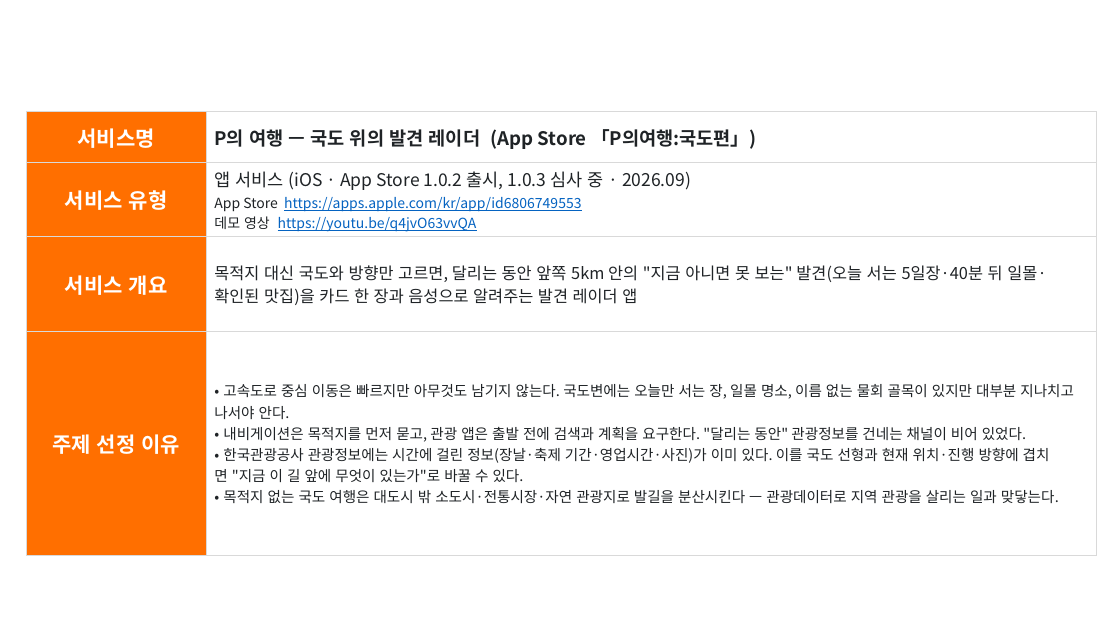
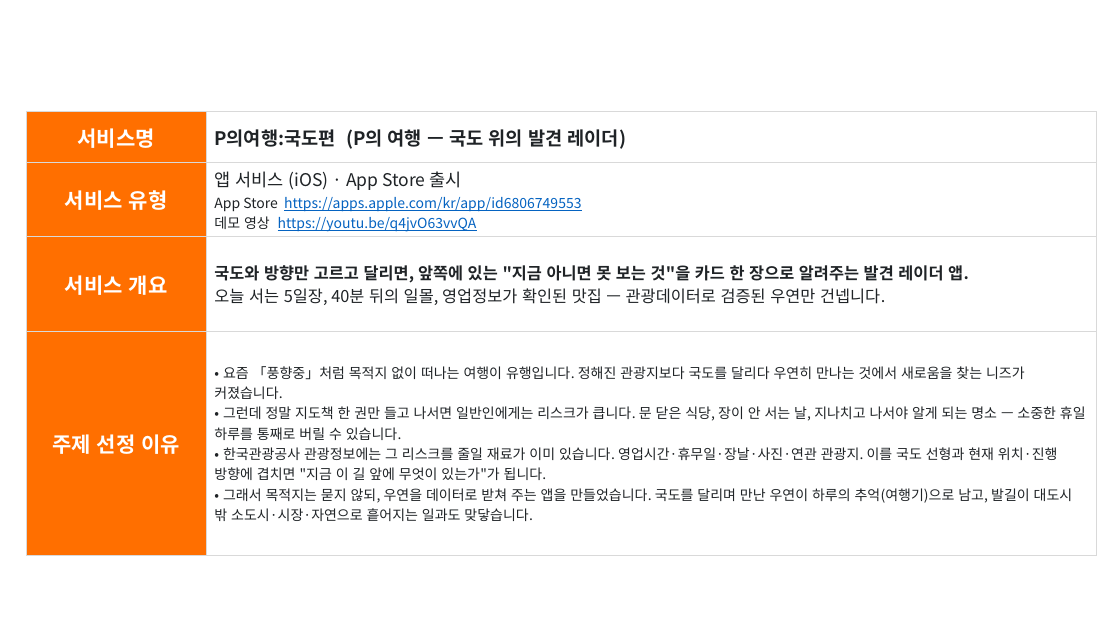
Before and after one commit to Hyee0ne/p-trip, a slide deck: slide 2 of docs/기능설명서_P의여행.pptx. Drawn at 1120x630 pixels with LibreOffice and Linux fonts; fonts in the diff are those of the drawing; background and template pictures are left out. Boxes give left, top, right and bottom in pixels: in the first picture for what was removed or moved away, otherwise in the second. Text is boxed around its words. In the diff, an @@ line names an element or a change of style, - is before the commit and + after.

```diff
--- a/docs/기능설명서_P의여행.pptx
+++ b/docs/기능설명서_P의여행.pptx
@@ table at [26, 112, 1096, 548] @@
-row 1, column 2: P의 여행 — 국도 위의 발견 레이더 (App Store 「P의여행:국도편」)
+row 1, column 2: P의여행:국도편 (P의 여행 — 국도 위의 발견 레이더)
-row 2, column 2: 앱 서비스 (iOS · App Store 1.0.2 출시, 1.0.3 심사 중 · 2026.09) / App Store https://apps.apple.com/kr/app/id6806749553 / 데모 영상 https://youtu.be/q4jvO63vvQA
+row 2, column 2: 앱 서비스 (iOS) · App Store 출시 / App Store https://apps.apple.com/kr/app/id6806749553 / 데모 영상 https://youtu.be/q4jvO63vvQA
@@ row 3, column 2: "목적지 대신 국도와 방향만 고르면, 달리는 동안 앞쪽 5km 안의 "지금 아니면 못 보는" 발견(오늘 서는 5일장·40분 뒤 일몰·확인된 맛집)을 카드 한 장과 음성으로 알려주는 발견 레이더 앱" to "국도와 방향만 고르고 달리면, 앞쪽에 있는 "지금 아니면 못 보는 것"을 카드 한 장으로 알려주는 발견 레이더 앱. / 오늘 서는 5일장, 40분 뒤의 일몰, 영업정보가 확인된 맛집 — 관광데이터로 검증된 우연만 건넵니다." @@
@@ row 4, column 2: "• 고속도로 중심 이동은 빠르지만 아무것도 남기지 않는다. 국도변에는 오늘만 서는 장, 일몰 명소, 이름 없는 물회 골목이 있지만 대부분 지나치고 나서야 안다. / • 내비게이션은 목적지를 먼저 묻고, 관광 앱은 출발 전에 검색과 계획을 요구한다. "달리는 동안" 관광정보를 건네는 채널이 비어 있었다. / • 한국관광공사 관광정보에는 시간에 걸린 정보(장날·축제 기간·영업시간·사진)가 이미 있다. 이를 국도 선형과 현재 위치·진행 방향에 겹치면 "지금 이 길 앞에 무엇이 있는가"로 바꿀 수 있다. / • 목적지 없는 국도 여행은 대도시 밖 소도시·전통시장·자연 관광지로 발길을 분산시킨다 — 관광데이터로 지역 관광을 살리는 일과 맞닿는다." to "• 요즘 「풍향중」처럼 목적지 없이 떠나는 여행이 유행입니다. 정해진 관광지보다 국도를 달리다 우연히 만나는 것에서 새로움을 찾는 니즈가 커졌습니다. / • 그런데 정말 지도책 한 권만 들고 나서면 일반인에게는 리스크가 큽니다. 문 닫은 식당, 장이 안 서는 날, 지나치고 나서야 알게 되는 명소 — 소중한 휴일 하루를 통째로 버릴 수 있습니다. / • 한국관광공사 관광정보에는 그 리스크를 줄일 재료가 이미 있습니다. 영업시간·휴무일·장날·사진·연관 관광지. 이를 국도 선형과 현재 위치·진행 방향에 겹치면 "지금 이 길 앞에 무엇이 있는가"가 됩니다. / • 그래서 목적지는 묻지 않되, 우연을 데이터로 받쳐 주는 앱을 만들었습니다. 국도를 달리며 만난 우연이 하루의 추억(여행기)으로 남고, 발길이 대도시 밖 소도시·시장·자연으로 흩어지는 일과도 맞닿습니다." @@
```
Also in this commit, not shown: 1 other slide changed, 2 other files.
